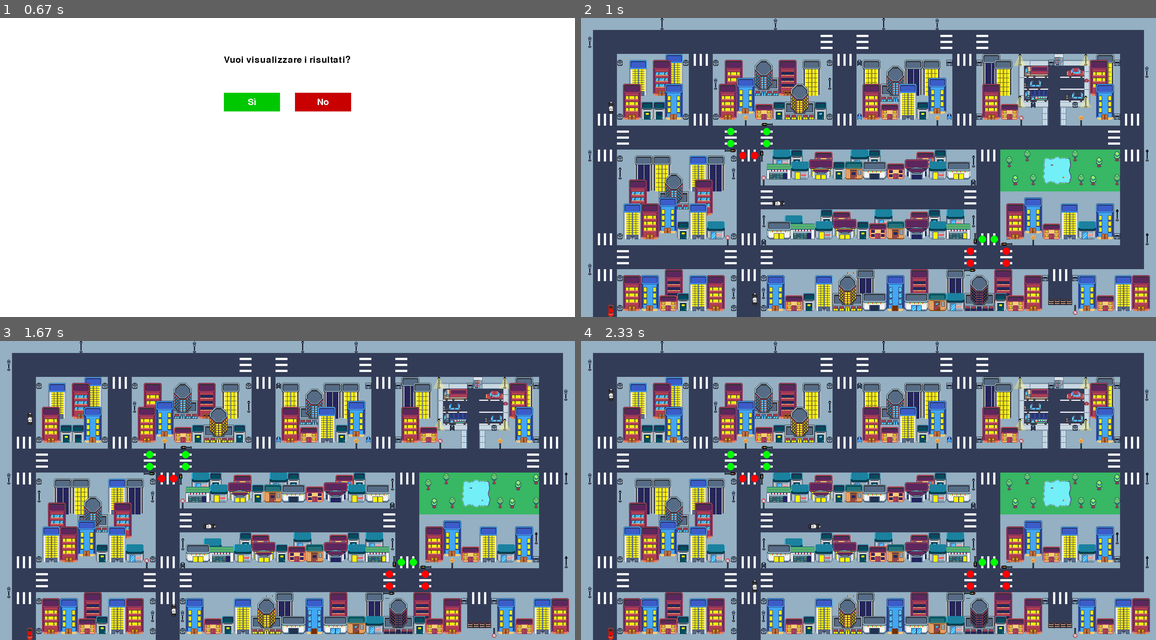
Above: before the commit, frames 1-4 (two rows, left to right).
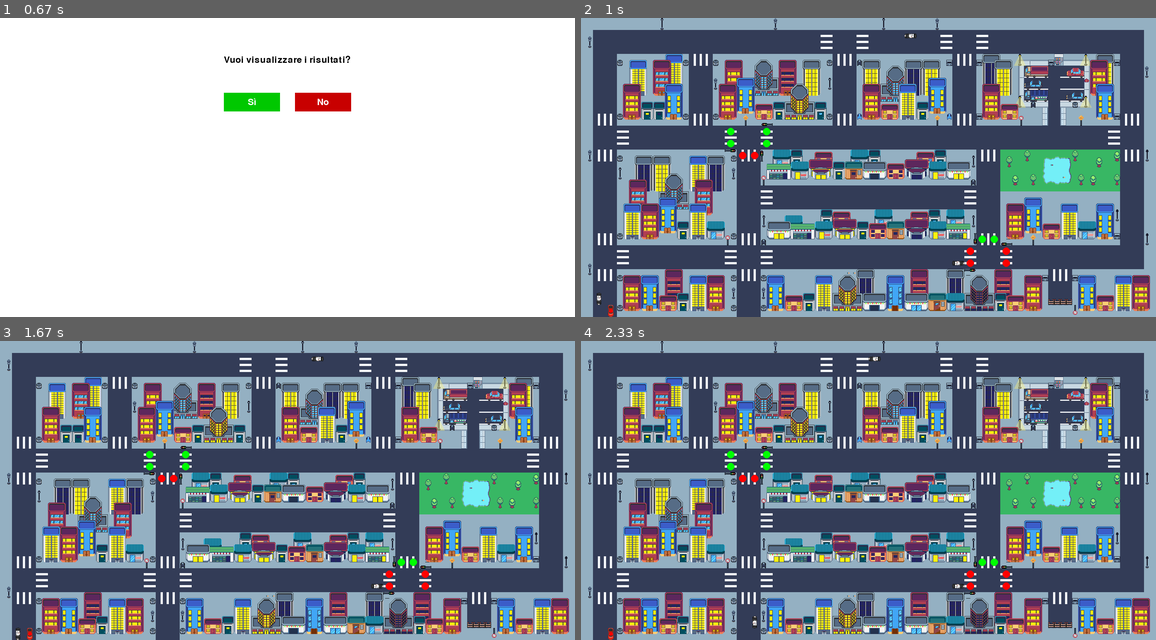
Above: after the commit, the same moments.

Repository: Luke-1310/Thesis
Game: pygame game, started from Progetto Tesi Privitera/q_learning_training.py
Same seed, same stepped clock (60 frames per second), same inputs: the game is played once before the commit and once after it.
Inputs (mouse positions are in pixels of both pictures, inside the frame that each line leads up to):
- Up to frame 1 (0.67 s): click (287, 83) at 0.38 s
- Up to frame 2 (1 s): click (834, 101) at 0.72 s
- Up to frame 3 (1.67 s): no input
- Up to frame 4 (2.33 s): no input

Frame 1 is identical in both runs. In frame 2, 0.2% of the frame differs, in the area x 2-67%, y 5-97%; in frame 3, 0.2%; in frame 4, 0.2%.

Commit message:
reset game modularizzato

Diff:
--- a/Progetto Tesi Privitera/environments/base_environment.py
+++ b/Progetto Tesi Privitera/environments/base_environment.py
@@ -212,14 +212,10 @@
         self.screen.blit(rotated_car_image, rotated_rect_car)
 
     def reset_game(self):
-        self.agent_position = self.start_position[:]
-        self.agent_rotation = 0
-        self.cars = [
-            {'position': [14, 24], 'route': 1, 'route_index': 0, 'in_transition': False, 'transition_index': 0, 'transition_route': [], 'rotation': 0},
-            {'position': [15, 15], 'route': 2, 'route_index': 0, 'in_transition': False, 'transition_index': 0, 'transition_route': [], 'rotation': 0},
-            {'position': [2, 8], 'route': 3, 'route_index': 0, 'in_transition': False, 'transition_index': 0, 'transition_route': [], 'rotation': 0}
-        ]
-        self.traffic_light_cycle = 0
-        self.car_in_vision = False
-        self.prev_car_position = [car['position'] for car in self.cars]
-        self.prev_agent_position = self.agent_position[:]
+            self.agent_position = self.start_position[:]
+            self.agent_rotation = 0
+
+            self.traffic_light_cycle = 0
+            self.car_in_vision = False
+            self.prev_car_position = [car['position'] for car in self.cars]
+            self.prev_agent_position = self.agent_position[:]
--- a/Progetto Tesi Privitera/environments/map1_environment.py
+++ b/Progetto Tesi Privitera/environments/map1_environment.py
@@ -169,3 +169,12 @@
             for x in range(self.width):
                 if self.map[y][x] == 0:
                     self.reward_matrix[y][x] = -10
+        #print(Map1Environment.__module__)  LO STAMPA
+
+        def reset_game(self):
+            super().reset_game()
+            self.cars = [
+                {'position': [14, 24], 'route': 1, 'route_index': 0, 'in_transition': False, 'transition_index': 0, 'transition_route': [], 'rotation': 0},
+                {'position': [15, 15], 'route': 2, 'route_index': 0, 'in_transition': False, 'transition_index': 0, 'transition_route': [], 'rotation': 0},
+                {'position': [2, 8], 'route': 3, 'route_index': 0, 'in_transition': False, 'transition_index': 0, 'transition_route': [], 'rotation': 0}
+            ]
--- a/Progetto Tesi Privitera/environments/map2_environment.py
+++ b/Progetto Tesi Privitera/environments/map2_environment.py
@@ -125,7 +125,7 @@
             {'position': [46, 24], 'route': 1, 'route_index': 0, 'in_transition': False, 'transition_index': 0, 'transition_route': []},
             {'position': [32, 2], 'route': 2, 'route_index': 0, 'in_transition': False, 'transition_index': 0, 'transition_route': []},
             {'position': [13, 10], 'route': 3, 'route_index': 0, 'in_transition': False, 'transition_index': 0, 'transition_route': []}
-         ]
+        ]
 
         #griglia per la mappa
         self.map = [
@@ -168,3 +168,11 @@
             for x in range(self.width):
                 if self.map[y][x] == 0:
                     self.reward_matrix[y][x] = -10
+
+        def reset_game(self):
+            super().reset_game()
+            self.cars = [
+                {'position': [46, 24], 'route': 1, 'route_index': 0, 'in_transition': False, 'transition_index': 0, 'transition_route': []},
+                {'position': [32, 2], 'route': 2, 'route_index': 0, 'in_transition': False, 'transition_index': 0, 'transition_route': []},
+                {'position': [13, 10], 'route': 3, 'route_index': 0, 'in_transition': False, 'transition_index': 0, 'transition_route': []}
+            ]
